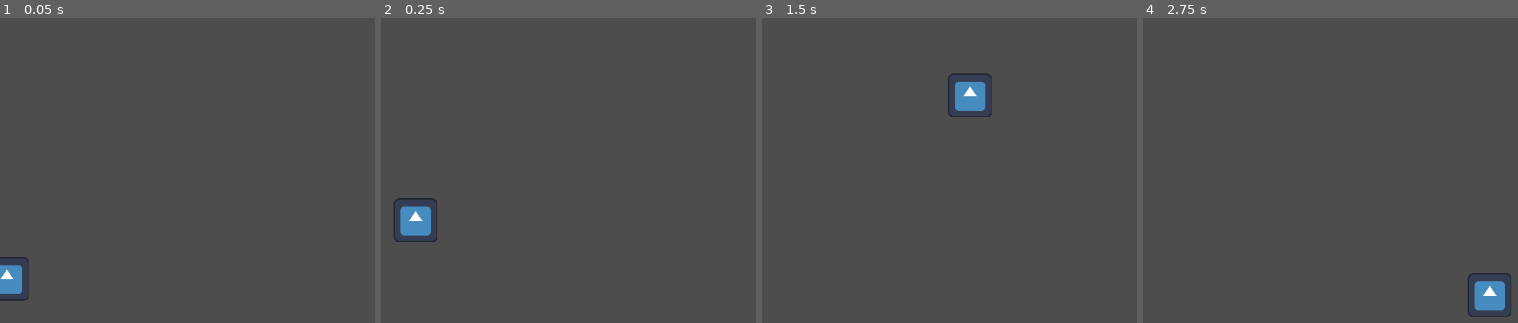
Above: before the commit, frames 1-4 (left to right).
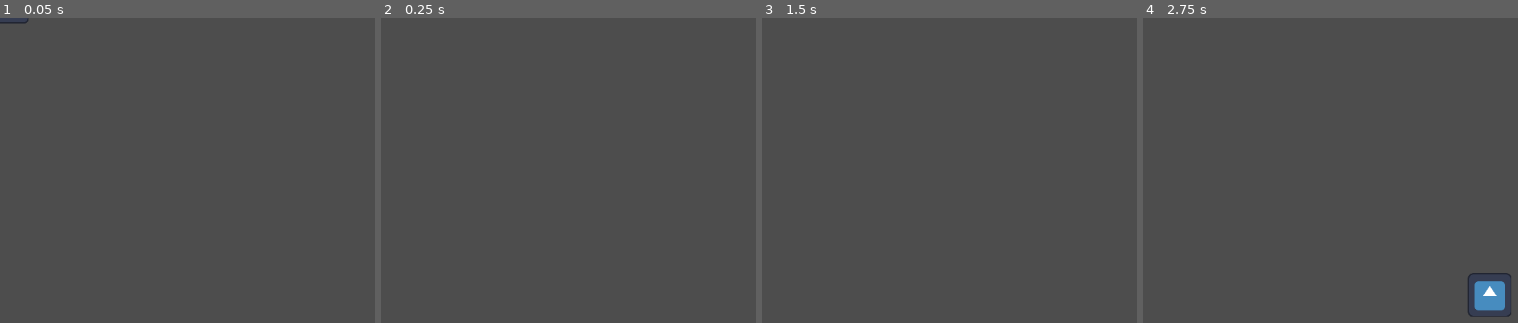
Above: after the commit, the same moments.

Repository: PjotrNik/shefjam
Game: Godot game, scene res://projectile_1.tscn
Two runs of this game, one before a commit and one after it. Both use one fixed random seed, a clock stepped at 60 frames per second and the inputs below. This scene is started directly instead of the project's main scene. The engine's default icon, where the game draws it, is replaced by a stand-in: a white triangle on a blue panel in a dark square.
Inputs:
- Up to frame 1 (0.05 s): no input
- Up to frame 2 (0.25 s): no input
- Up to frame 3 (1.5 s): hold D (move_right) from 0.53 s (still down); tap Space (dash) at 0.6, 1.35 s; tap W (jump) at 0.77 s
- Up to frame 4 (2.75 s): tap W (jump) at 1.52 s; release D (move_right) at 2.03 s; hold A (move_left) from 2.03 s (still down); tap Space (dash) at 2.1 s

The runs differ from the first frame. In frame 1, 0.7% of the frame differs, in the area x 0-8%, y 0-93%; in frame 2, 1.0%; in frame 3, 1.0%, in the area x 49-62%, y 18-33%; in frame 4, nothing differs.

Commit message:
boss lob script

Diff:
--- /dev/null
+++ b/scripts/Boss_Lob.gd
@@ -0,0 +1,20 @@
+extends State
+class_name Boss_Lob
+var lob_projectile = preload("res://projectile_1.tscn")
+
+func Exit():
+	pass
+
+func Enter():
+	var player = get_tree().get_first_node_in_group("Player")
+	var instance = lob_projectile.instantiate()
+	instance.set_target(player.global_position)
+	$"../..".add_child.call_deferred(instance)
+	instance.set_target(player.global_position)
+	print ("lob attack")
+
+func Update(_delta: float):
+	pass
+
+func Physics_Update(_delta: float):
+	pass
--- a/scripts/Boss_Slash.gd
+++ b/scripts/Boss_Slash.gd
@@ -24,4 +24,4 @@
 	var instance = slash.instantiate()
 	$"../../Attack Slash".add_child(instance)
 	Transitioned.emit(self, "Boss_Walk")
-	print ("Tee Hee")
+	print ("Sending out attack")
--- a/scripts/projectile_arc.gd
+++ b/scripts/projectile_arc.gd
@@ -8,8 +8,6 @@
 var t = 0
 
 func _ready():
-	position = Vector2(0,400)
-	start_pos = global_position
 	top_arc_pos = Vector2(((target_pos.x - start_pos.x) / 2 ), start_pos.y - 600)
 	pass
 
@@ -20,3 +18,7 @@
 		var q1 = top_arc_pos.lerp(target_pos, t)
 		var r = q0.lerp(q1,t)
 		position = r
+
+func set_target(target: Vector2):
+	target_pos = target
+	start_pos = global_position
Not shown, added: scripts/Boss_Lob.gd.uid
Not shown, added: boss.tscn2331099086.tmp
Not shown, added: boss.tscn2336223511.tmp
Not shown, added: boss.tscn2351109992.tmp
Not shown, added: boss.tscn2356731213.tmp
